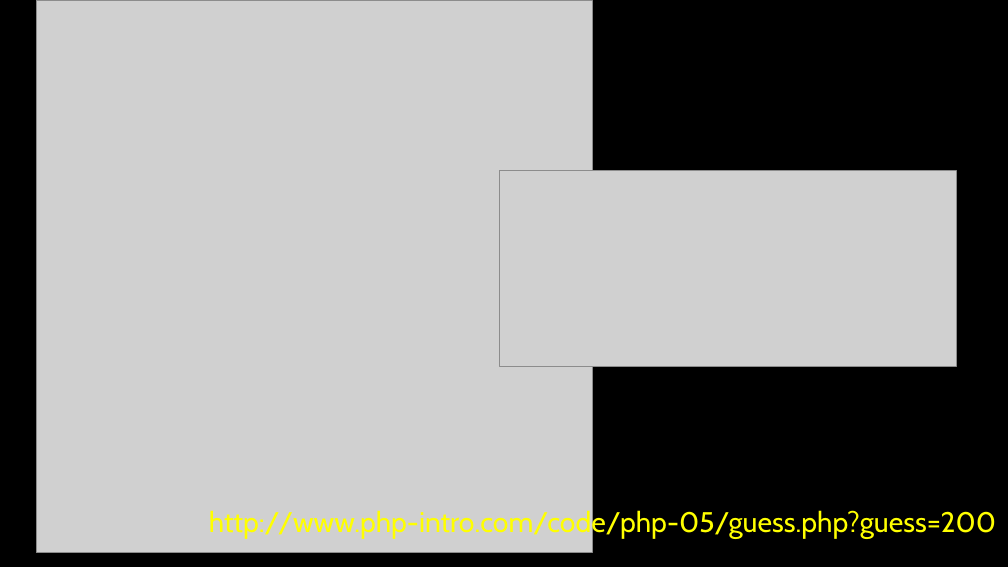
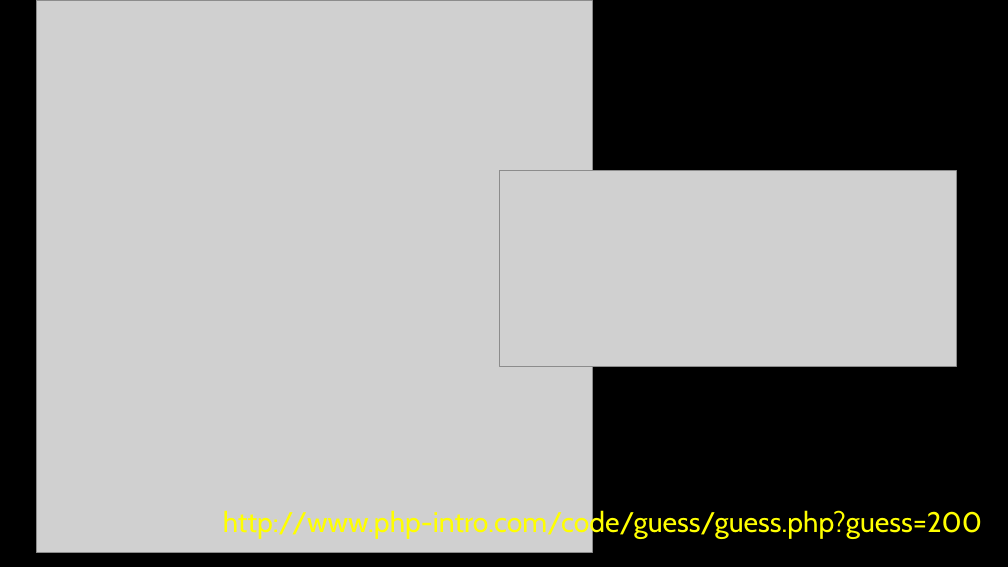
Before and after one commit to csev/wa4e, a slide deck: slide 26 of lectures/PHP-05-Arrays.ppt. Drawn at 1008x567 pixels with LibreOffice and Linux fonts; fonts in the diff are those of the drawing; grey boxes stand for pictures. Boxes give left, top, right and bottom in pixels: in the first picture for what was removed or moved away, otherwise in the second. Text is boxed around its words. In the diff, an @@ line names an element or a change of style, - is before the commit and + after.

```diff
--- a/lectures/PHP-05-Arrays.ppt
+++ b/lectures/PHP-05-Arrays.ppt
@@ text at (x1=223, y1=508, x2=982, y2=538): text changed @@
-http://www.php-intro.com/code/php-05/guess.php?guess=200
+http://www.php-intro.com/code/guess/guess.php?guess=200
```
Also in this commit, not shown: 2 other slides changed, 2 other files.
